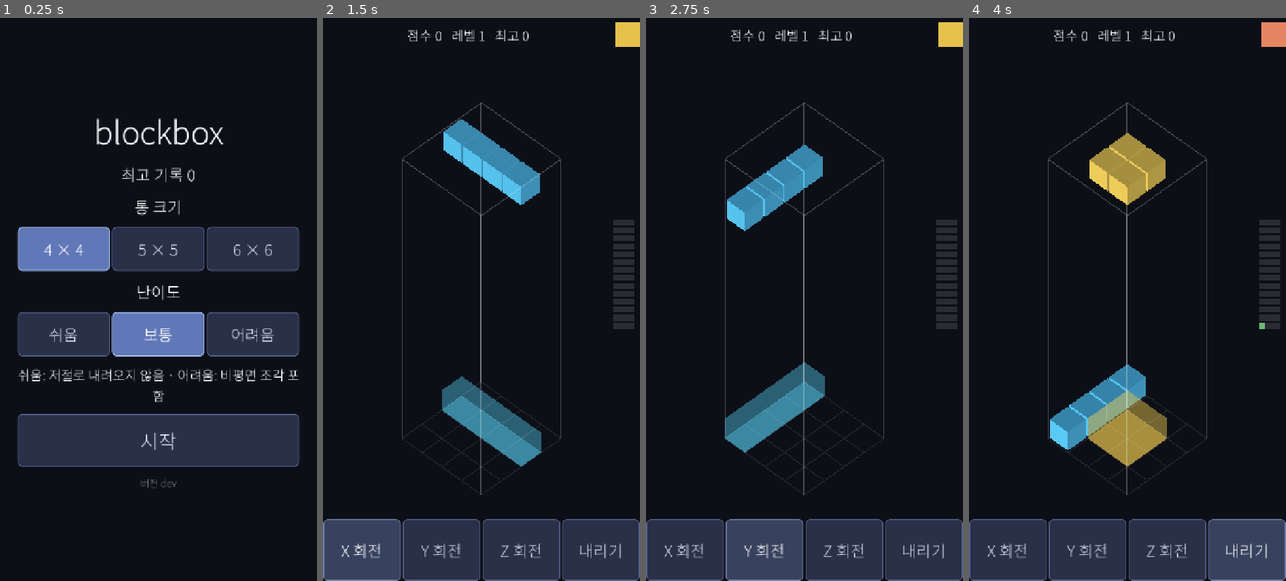
Above: before the commit, frames 1-4 (left to right).
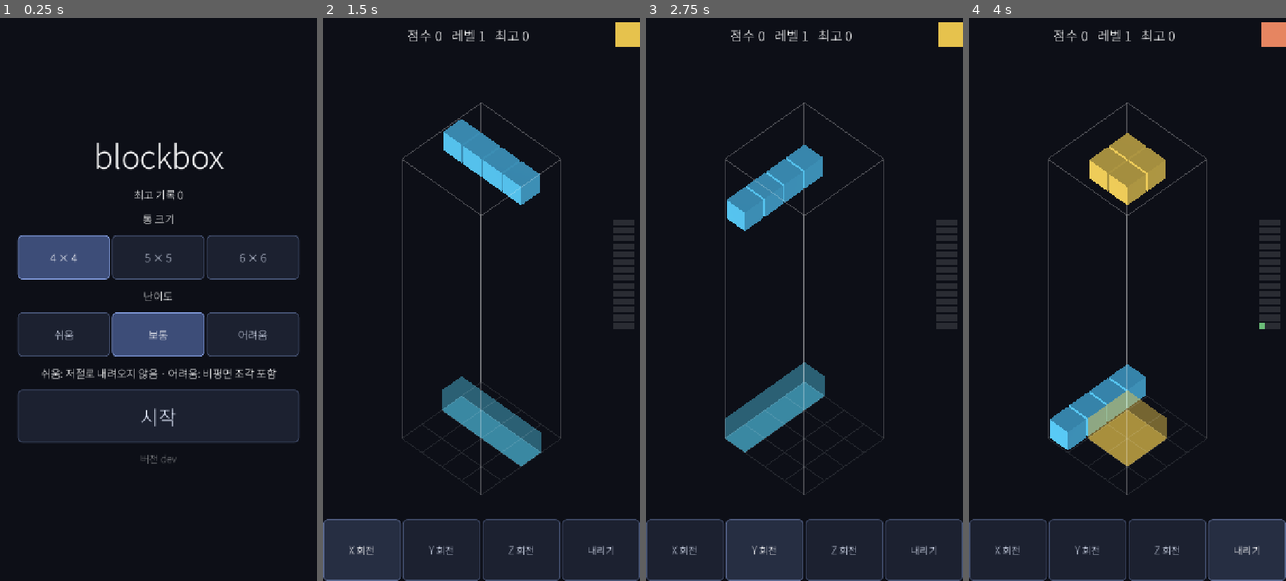
Above: after the commit, the same moments.

Repository: kjw5541a-hash/blockbox
Game: Godot game, scene res://scenes/start.tscn
Same seed, same stepped clock (60 frames per second), same inputs: the game is played once before the commit and once after it.
Inputs:
- Up to frame 1 (0.25 s): no input
- Up to frame 2 (1.5 s): click "시작" at 0.5 s; click "X 회전" at 1.25 s
- Up to frame 3 (2.75 s): click "Y 회전" at 2 s
- Up to frame 4 (4 s): click "Z 회전" at 2.75 s; click "내리기" at 3.5 s

The runs differ from the first frame. In frame 1, 18% of the frame differs, in the area x 5-95%, y 17-84%; in frame 2, 3.4%; in frame 3, 3.4%; in frame 4, 3.4%.

Commit message:
feat: 회전 버튼을 지금 시야 기준으로 잡고, 글씨/버튼 크기를 되돌린다
- 회전축을 CameraRig.rot_screen_x/y/z 로 모은다. 좌우 회전만 따라가던 것을
  상하각까지 반영해, 탑뷰에서는 화면 세로축이 월드 Y 가 아니라 안쪽 격자축이
  되고 화면 안팎축이 월드 Y 가 된다. 갈아타는 지점은 -45도.
- 테마 기본 글자 크기를 36에서 24로 낮추고, 버튼 색을 게임 화면과 같은
  어두운 계열로 내린다.
- 게임 화면 하단 버튼은 22pt 로 못박아 테마 때문에 커지지 않게 한다.

Co-Authored-By: Claude Opus 5 <noreply@anthropic.com>

Diff:
--- a/assets/ui/theme.tres
+++ b/assets/ui/theme.tres
@@ -3,27 +3,28 @@
 [ext_resource type="FontVariation" path="res://assets/fonts/NotoSansKR-bold.tres" id="1"]
 
 ; 배경이 거의 검정(0.05, 0.06, 0.09)이라 기본 테마의 어두운 회색 버튼은
-; 배경에 묻힌다. 버튼 바탕을 밝히고 테두리를 둘러 경계를 만든다.
+; 배경에 묻힌다. 게임 화면과 같은 어두운 계열을 유지하면서, 바탕을 한 단계만
+; 올리고 테두리로 경계를 만든다 — 밝기 차보다 테두리가 경계를 더 잘 세운다.
 
 [sub_resource type="StyleBoxFlat" id="Normal"]
-bg_color = Color(0.16, 0.19, 0.28, 1)
+bg_color = Color(0.11, 0.13, 0.19, 1)
 border_width_left = 2
 border_width_top = 2
 border_width_right = 2
 border_width_bottom = 2
-border_color = Color(0.34, 0.4, 0.56, 1)
+border_color = Color(0.28, 0.33, 0.46, 1)
 corner_radius_top_left = 10
 corner_radius_top_right = 10
 corner_radius_bottom_right = 10
 corner_radius_bottom_left = 10
 
 [sub_resource type="StyleBoxFlat" id="Hover"]
-bg_color = Color(0.22, 0.26, 0.37, 1)
+bg_color = Color(0.15, 0.18, 0.26, 1)
 border_width_left = 2
 border_width_top = 2
 border_width_right = 2
 border_width_bottom = 2
-border_color = Color(0.45, 0.52, 0.7, 1)
+border_color = Color(0.36, 0.42, 0.58, 1)
 corner_radius_top_left = 10
 corner_radius_top_right = 10
 corner_radius_bottom_right = 10
@@ -31,12 +32,12 @@
 
 ; 고른 항목. 통 크기와 난이도는 이 상태로만 구분되므로 확실히 밝아야 한다.
 [sub_resource type="StyleBoxFlat" id="Pressed"]
-bg_color = Color(0.38, 0.47, 0.72, 1)
+bg_color = Color(0.24, 0.3, 0.47, 1)
 border_width_left = 2
 border_width_top = 2
 border_width_right = 2
 border_width_bottom = 2
-border_color = Color(0.7, 0.8, 1, 1)
+border_color = Color(0.5, 0.6, 0.85, 1)
 corner_radius_top_left = 10
 corner_radius_top_right = 10
 corner_radius_bottom_right = 10
@@ -50,7 +51,7 @@
 ; 모든 글씨가 16pt 로 나왔다.
 [resource]
 default_font = ExtResource("1")
-default_font_size = 36
+default_font_size = 24
 Button/colors/font_color = Color(0.84, 0.87, 0.94, 1)
 Button/colors/font_hover_color = Color(1, 1, 1, 1)
 Button/colors/font_pressed_color = Color(1, 1, 1, 1)
--- a/scenes/hud.tscn
+++ b/scenes/hud.tscn
@@ -30,24 +30,28 @@
 
 [node name="RotateX" type="Button" parent="Bottom"]
 custom_minimum_size = Vector2(0, 116)
+theme_override_font_sizes/font_size = 22
 size_flags_horizontal = 3
 focus_mode = 0
 text = "X 회전"
 
 [node name="RotateY" type="Button" parent="Bottom"]
 custom_minimum_size = Vector2(0, 116)
+theme_override_font_sizes/font_size = 22
 size_flags_horizontal = 3
 focus_mode = 0
 text = "Y 회전"
 
 [node name="RotateZ" type="Button" parent="Bottom"]
 custom_minimum_size = Vector2(0, 116)
+theme_override_font_sizes/font_size = 22
 size_flags_horizontal = 3
 focus_mode = 0
 text = "Z 회전"
 
 [node name="Drop" type="Button" parent="Bottom"]
 custom_minimum_size = Vector2(0, 116)
+theme_override_font_sizes/font_size = 22
 size_flags_horizontal = 3
 focus_mode = 0
 text = "내리기"
--- a/scenes/start.tscn
+++ b/scenes/start.tscn
@@ -96,7 +96,6 @@
 text = "어려움"
 
 [node name="Hint" type="Label" parent="Center/Menu"]
-theme_override_font_sizes/font_size = 30
 horizontal_alignment = 1
 autowrap_mode = 3
 text = "쉬움: 저절로 내려오지 않음 · 어려움: 비평면 조각 포함"
--- a/scripts/camera_rig.gd
+++ b/scripts/camera_rig.gd
@@ -80,3 +80,26 @@
 	if v.x != 0:
 		return [Piece.AXIS_X, signi(v.x)]
 	return [Piece.AXIS_Z, signi(v.z)]
+
+# 화면 축을 기준으로 한 회전축을 [axis, dir] 로 돌려준다. 회전 버튼은 전부
+# 이 셋을 거친다 — 시점을 돌리거나 눕히면 같은 버튼이 새 화면 기준으로 돈다.
+#
+# 화면 가로축은 상하각과 무관하게 axis_right 다. 세로축과 안팎축만 갈린다:
+# 눕히기 전에는 월드 Y 가 화면 세로축, axis_away 가 안팎축이고, 탑뷰에서는
+# 둘이 맞바뀐다. 갈아타는 지점은 -45 도다 — 셋을 겹치지 않게 붙일 때 화면과
+# 가장 잘 맞는 배치가 그 각도에서 뒤집힌다. 경계값(기본 시점)은 눕히기 전 쪽.
+const SCREEN_AXIS_CROSS := -45.0
+
+func rot_screen_x() -> Array:
+	return tilt_axis(axis_right())
+
+func rot_screen_y() -> Array:
+	if _pitch < SCREEN_AXIS_CROSS:
+		return tilt_axis(axis_away())
+	return [Piece.AXIS_Y, 1]
+
+func rot_screen_z() -> Array:
+	if _pitch < SCREEN_AXIS_CROSS:
+		# 탑뷰에서 화면 안쪽은 곧장 아래다.
+		return [Piece.AXIS_Y, -1]
+	return tilt_axis(axis_away())
--- a/scripts/hud.gd
+++ b/scripts/hud.gd
@@ -6,9 +6,9 @@
 func setup(g: Game, r: CameraRig) -> void:
 	game = g
 	rig = r
-	$Bottom/RotateX.pressed.connect(_rotate_x)
-	$Bottom/RotateY.pressed.connect(func() -> void: game.rotate(Piece.AXIS_Y, 1))
-	$Bottom/RotateZ.pressed.connect(_rotate_z)
+	$Bottom/RotateX.pressed.connect(_rotate.bind(rig.rot_screen_x))
+	$Bottom/RotateY.pressed.connect(_rotate.bind(rig.rot_screen_y))
+	$Bottom/RotateZ.pressed.connect(_rotate.bind(rig.rot_screen_z))
 	$Bottom/Drop.pressed.connect(func() -> void: game.hard_drop())
 	game.layers_cleared.connect(func(_ys: PackedInt32Array) -> void: _refresh_score())
 	# next_kind 은 _spawn 끝에서야 다음 값으로 넘어간다. piece_locked 에 물리면
@@ -25,14 +25,10 @@
 func _refresh_next() -> void:
 	$Top/NextSwatch.color = BlockColors.of(game.next_kind)
 
-# 회전 축은 화면 기준이다. X 는 화면 가로축, Y 는 화면 세로축(항상 월드 Y),
-# Z 는 화면 안팎축. 시점을 돌리면 X 와 Z 가 가리키는 격자축도 같이 따라간다.
-func _rotate_x() -> void:
-	var a: Array = rig.tilt_axis(rig.axis_right())
-	game.rotate(a[0], a[1])
-
-func _rotate_z() -> void:
-	var a: Array = rig.tilt_axis(rig.axis_away())
+# 회전 축은 화면 기준이다. 어떤 격자축이 되는지는 CameraRig 가 지금 시점을
+# 보고 정한다 — 버튼은 축을 고르는 함수를 들고 있다가 누를 때마다 새로 묻는다.
+func _rotate(pick: Callable) -> void:
+	var a: Array = pick.call()
 	game.rotate(a[0], a[1])
 
 func _refresh_score() -> void:
--- a/scripts/main.gd
+++ b/scripts/main.gd
@@ -40,12 +40,13 @@
 		KEY_SPACE:
 			game.hard_drop()
 		KEY_Z:
-			var a: Array = rig.tilt_axis(rig.axis_right())
+			var a: Array = rig.rot_screen_x()
 			game.rotate(a[0], a[1])
 		KEY_X:
-			game.rotate(Piece.AXIS_Y, 1)
+			var a: Array = rig.rot_screen_y()
+			game.rotate(a[0], a[1])
 		KEY_C:
-			var a: Array = rig.tilt_axis(rig.axis_away())
+			var a: Array = rig.rot_screen_z()
 			game.rotate(a[0], a[1])
 		KEY_Q:
 			rig.turn(-1)
--- a/tests/test_camera_rig.gd
+++ b/tests/test_camera_rig.gd
@@ -16,6 +16,7 @@
 	_test_visual_yaw_tracks_yaw_step()
 	await _test_pitch_is_continuous_and_clamped()
 	await _test_pitch_survives_a_turn()
+	await _test_screen_rotation_axes_follow_the_view()
 	print("test_camera_rig: OK")
 	quit()
 
@@ -169,3 +170,60 @@
 	assert(is_equal_approx(r.rotation_degrees.y, r.yaw_degrees()),
 		"좌우 회전은 그대로 끝나야 한다: %f" % r.rotation_degrees.y)
 	r.queue_free()
+
+
+# 회전 버튼은 화면 축 기준이다. 시점을 눕히면 화면 세로축과 안팎축이 서로 다른
+# 격자축으로 넘어간다 — 탑뷰에서 "화면 안쪽"은 월드 Y 아래쪽이다.
+# 판정 기준은 "세 화면 축에 격자축 셋을 겹치지 않게 붙일 때 합이 최대"다.
+# 축 하나만 따로 보면 안 된다: 시점이 45도로 틀어져 있어 수평 격자축은 화면
+# 가로/안쪽 성분을 1/√2 씩만 갖고, 그 탓에 축별 최선과 전체 최선이 다르다.
+func _test_screen_rotation_axes_follow_the_view() -> void:
+	var main: Node = load("res://scenes/main.tscn").instantiate()
+	root.add_child(main)
+	await process_frame
+	var r: CameraRig = main.rig
+	var cam: Camera3D = r.get_node("Camera3D")
+	# -45 는 두 배치의 합이 같은 경계라 양옆만 본다.
+	for pitch in [-35.0, -44.0, -46.0, -90.0]:
+		for step in 4:
+			r.yaw_step = step
+			r.pitch_by(pitch - r.pitch_degrees())
+			r.rotation_degrees.y = CameraRig.YAW_BASE_DEG + 90.0 * step
+			await process_frame
+			var basis := cam.global_transform.basis
+			var picked := [r.rot_screen_x(), r.rot_screen_y(), r.rot_screen_z()]
+			var used := {}
+			for a in picked:
+				used[a[0]] = true
+			assert(used.size() == 3,
+				"상하각 %f yaw %d: 세 버튼이 서로 다른 축이어야 한다: %s"
+				% [pitch, step, picked])
+			var got := _alignment(picked, basis)
+			var best := _best_alignment(basis)
+			assert(got >= best - 0.001,
+				"상하각 %f yaw %d: 회전축 배치 %s 가 화면과 덜 맞는다 (%f, 최선 %f)"
+				% [pitch, step, picked, got, best])
+	main.queue_free()
+
+func _axis_vec(a: Array) -> Vector3:
+	var v := [Vector3.RIGHT, Vector3.UP, Vector3.BACK][a[0]] as Vector3
+	return v * float(a[1])
+
+# 화면 가로축 / 세로축 / 안쪽축과 얼마나 겹치는지의 합.
+func _alignment(picked: Array, basis: Basis) -> float:
+	var screens := [basis.x, basis.y, -basis.z]
+	var sum := 0.0
+	for i in 3:
+		sum += _axis_vec(picked[i]).dot(screens[i])
+	return sum
+
+func _best_alignment(basis: Basis) -> float:
+	var choices := [[0, 1], [0, -1], [1, 1], [1, -1], [2, 1], [2, -1]]
+	var best := -INF
+	for a in choices:
+		for b in choices:
+			for c in choices:
+				if a[0] == b[0] or b[0] == c[0] or a[0] == c[0]:
+					continue
+				best = maxf(best, _alignment([a, b, c], basis))
+	return best
--- a/tests/test_font.gd
+++ b/tests/test_font.gd
@@ -27,7 +27,7 @@
 	assert(font != null, "테마에 기본 글꼴이 없으면 내장 글꼴로 떨어져 한글이 깨진다")
 	# 720x1280 뷰포트가 폰 화면 폭으로 줄어든다. 기본 16 이면 손바닥에서 못 읽는다.
 	var size := _theme().default_font_size
-	assert(size >= 30, "기본 글자 크기가 폰에서 읽기엔 작다: %d" % size)
+	assert(size >= 22, "기본 글자 크기가 폰에서 읽기엔 작다: %d" % size)
 
 func _test_font_covers_every_string_literal() -> void:
 	var font := _font()
--- a/tests/test_main_smoke.gd
+++ b/tests/test_main_smoke.gd
@@ -88,6 +88,26 @@
 	assert(hud.get_node("Top/NextSwatch").color == BlockColors.of(game.next_kind),
 		"다음 조각 색 견본이 실제 next_kind 와 어긋난다")
 
+	# 회전 버튼 셋이 각자 제 화면 축에 물려 있는지 본다. 버튼이 서로 바뀌어도
+	# 조각은 어쨌든 돌아가므로, 같은 축으로 직접 돌린 모양과 대조한다.
+	# 대칭인 조각은 축이 달라도 같은 모양이 나올 수 있어 나사 조각으로 바꿔 본다.
+	var probe := Piece.create(6)
+	probe.origin = game.current.origin
+	game.current = probe
+	var picks := {
+		"RotateX": main.rig.rot_screen_x(),
+		"RotateY": main.rig.rot_screen_y(),
+		"RotateZ": main.rig.rot_screen_z(),
+	}
+	for button_name in picks:
+		var axis: Array = picks[button_name]
+		var before: Array[Vector3i] = game.current.cells
+		var turned: Array[Vector3i] = game.current.rotated(axis[0], axis[1]).cells
+		assert(turned != before, "%s: 나사 조각은 어느 축으로든 모양이 바뀌어야 한다" % button_name)
+		(hud.get_node("Bottom/" + button_name) as Button).pressed.emit()
+		assert(game.current.cells == turned,
+			"%s 버튼이 화면 축 %s 이 아닌 다른 축으로 돌린다" % [button_name, axis])
+
 	var gauge := hud.get_node("LayerGauge")
 	var gauge_bar: ColorRect = gauge._bars[Board.HEIGHT - 1]
 	gauge_bar.size.x = 48.0
--- a/tests/test_ui_readability.gd
+++ b/tests/test_ui_readability.gd
@@ -7,6 +7,7 @@
 	_test_font_is_bold()
 	await _test_buttons_stand_out_from_the_background()
 	await _test_text_is_big_enough_to_read()
+	await _test_game_buttons_keep_their_size()
 	print("test_ui_readability: OK")
 	quit()
 
@@ -34,7 +35,7 @@
 	assert(normal != null and pressed != null, "버튼 바탕이 StyleBoxFlat 이어야 한다")
 
 	var gap := absf(normal.bg_color.get_luminance() - back.get_luminance())
-	assert(gap >= 0.08, "버튼이 배경에 묻힌다 (밝기 차 %f)" % gap)
+	assert(gap >= 0.05, "버튼이 배경에 묻힌다 (밝기 차 %f)" % gap)
 
 	# 통 크기와 난이도는 눌린 상태로만 구분된다. 안 고른 것과 확실히 달라야 한다.
 	var picked := absf(pressed.bg_color.get_luminance() - normal.bg_color.get_luminance())
@@ -57,13 +58,29 @@
 	# gui/theme/default_font_size 는 36 으로 적어 두어도 먹지 않아서, 설정값만
 	# 보는 검사는 통과하는데 화면은 16pt 로 나왔다.
 	var best: Label = menu.get_node("Center/Menu/Best")
-	assert(best.get_theme_default_font_size() >= 30,
+	assert(best.get_theme_default_font_size() >= 22,
 		"기본 글자 크기가 폰에서 읽기엔 작다: %d" % best.get_theme_default_font_size())
 	# 크기를 준 것과 실제로 그만큼 그려지는 것은 다르다. 높이로 확인한다.
-	assert(best.get_minimum_size().y >= 40,
+	assert(best.get_minimum_size().y >= 28,
 		"글자가 실제로는 작게 그려지고 있다 (높이 %f)" % best.get_minimum_size().y)
 	# 버전 표시만 예외다 - 일부러 흐리게 깔아 둔 빌드 표식이다.
 	var hint: Label = menu.get_node("Center/Menu/Hint")
 	var hint_size: int = hint.get_theme_font_size("font_size")
-	assert(hint_size >= 30, "설명 글자가 폰에서 읽기엔 작다: %d" % hint_size)
+	assert(hint_size >= 22, "설명 글자가 폰에서 읽기엔 작다: %d" % hint_size)
 	menu.queue_free()
+
+
+# 시작 화면을 키우느라 테마 기본 글자 크기를 올렸다. 게임 화면 버튼까지 같이
+# 부풀면 통이 그만큼 좁아 보인다 — 하단 줄 높이를 여기서 못박는다.
+func _test_game_buttons_keep_their_size() -> void:
+	var hud: CanvasLayer = load("res://scenes/hud.tscn").instantiate()
+	root.add_child(hud)
+	await process_frame
+	var bottom: Control = hud.get_node("Bottom")
+	assert(is_equal_approx(bottom.size.y, 140.0),
+		"하단 버튼 줄이 기존 높이를 벗어났다: %f" % bottom.size.y)
+	for b in bottom.get_children():
+		var got: float = (b as Button).get_combined_minimum_size().y
+		assert(got <= 116.0,
+			"버튼 %s 가 글자 크기 때문에 커졌다: %f" % [b.name, got])
+	hud.queue_free()
